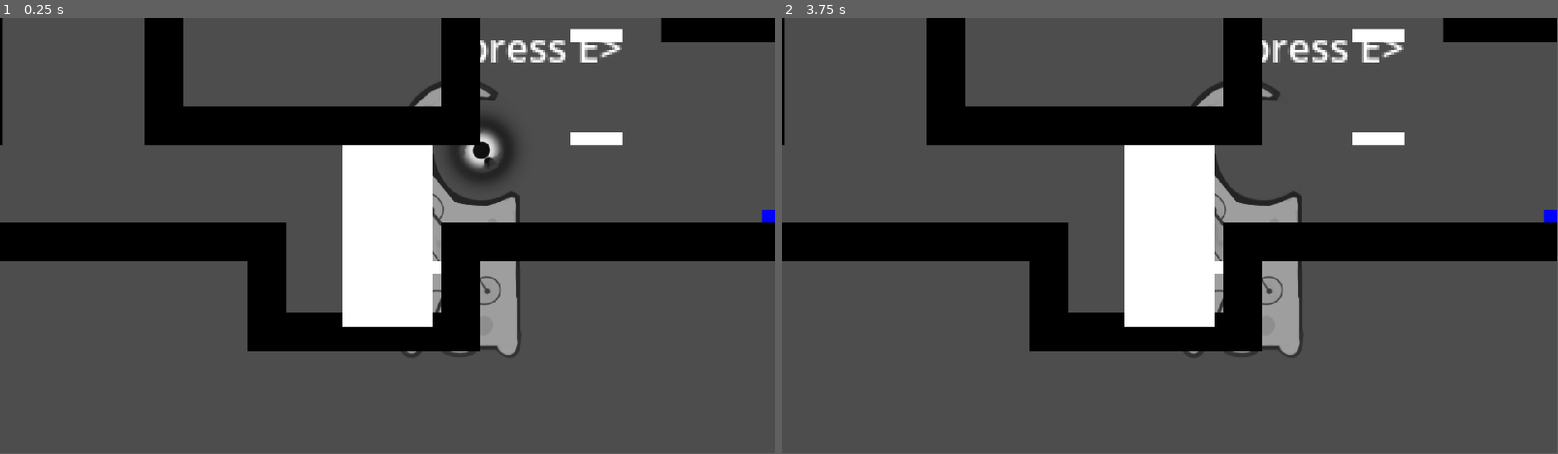
Above: before the commit, frames 1-2 (left to right).
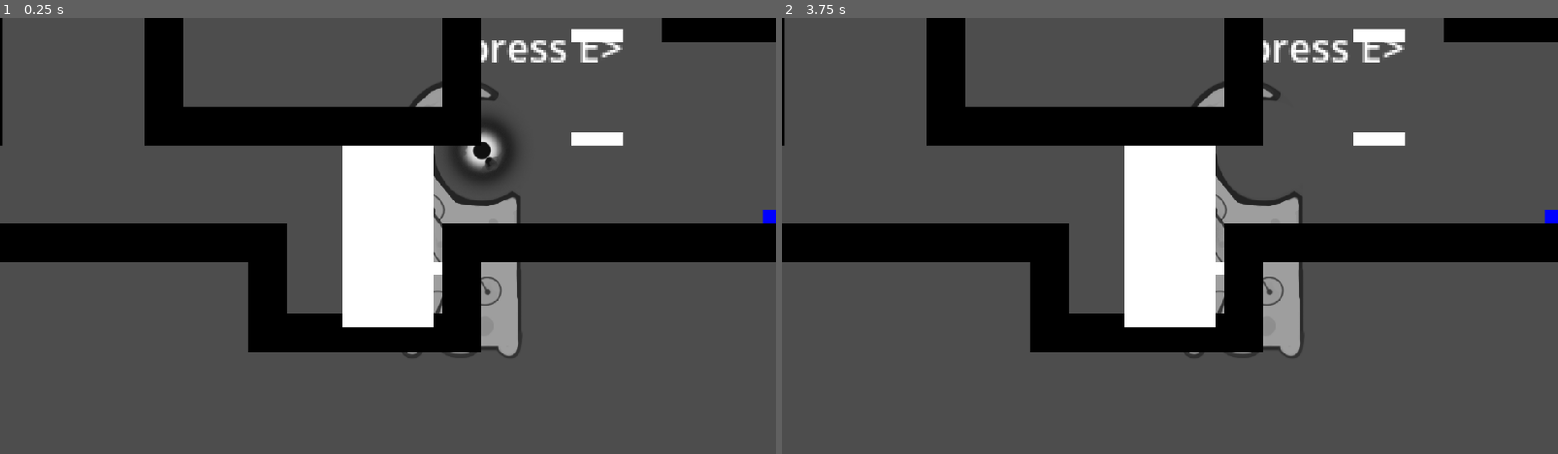
Above: after the commit, the same moments.

Repository: Lukko-Digital/upwell
Game: Godot game, scene res://src/main.tscn
Same seed, same stepped clock (60 frames per second), same inputs: the game is played once before the commit and once after it.
Inputs (mouse positions are in pixels of both pictures, inside the frame that each line leads up to):
- Up to frame 1 (0.25 s): no input
- Up to frame 2 (3.75 s): tap E (interact) at 0.5, 1.25, 2, 3.5 s; move the mouse to (1340, 214) at 0.52 s; hold Right mouse button (attract) 0.53-1.28 s; hold D (right) 0.53-2.03 s; click (1340, 214) at 0.67 s; tap Space (jump) at 0.77, 1.52, 3.02 s; move the mouse to (1014, 257) at 1.27 s; tap Shift (boost) at 1.35 s; move the mouse to (1247, 140) at 2.02 s; hold A (left) 2.03-2.78 s; hold E (interact) 2.03-2.78 s; move the mouse to (1131, 323) at 2.77 s; hold D (right) from 2.78 s (still down); click (1131, 323) at 2.85 s; move the mouse to (1402, 301) at 3.52 s; hold Right mouse button (attract) from 3.53 s (still down)
In our replay, the window is 799x449 before the commit and 800x450 after it. These sizes can differ from the game's own. Grey fills any space a smaller window leaves; there, only what the larger window draws over its background counts as a difference.

The runs differ from the first frame. In frame 1, 1.2% of the frame differs, in the area x 0-100%, y 0-78%; in frame 2, 1.2%.
Error in both runs: Attempt to call function 'get_csv_line' in base 'null instance' on a null instance. (res://src/abstract_base_classes/npc.gd:17)

Commit message:
change viewport settings

Diff:
--- a/project.godot
+++ b/project.godot
@@ -21,6 +21,9 @@
 
 window/size/viewport_width=1920
 window/size/viewport_height=1080
+window/size/mode=3
+window/stretch/mode="viewport"
+window/vsync/vsync_mode=0
 
 [input]
 
